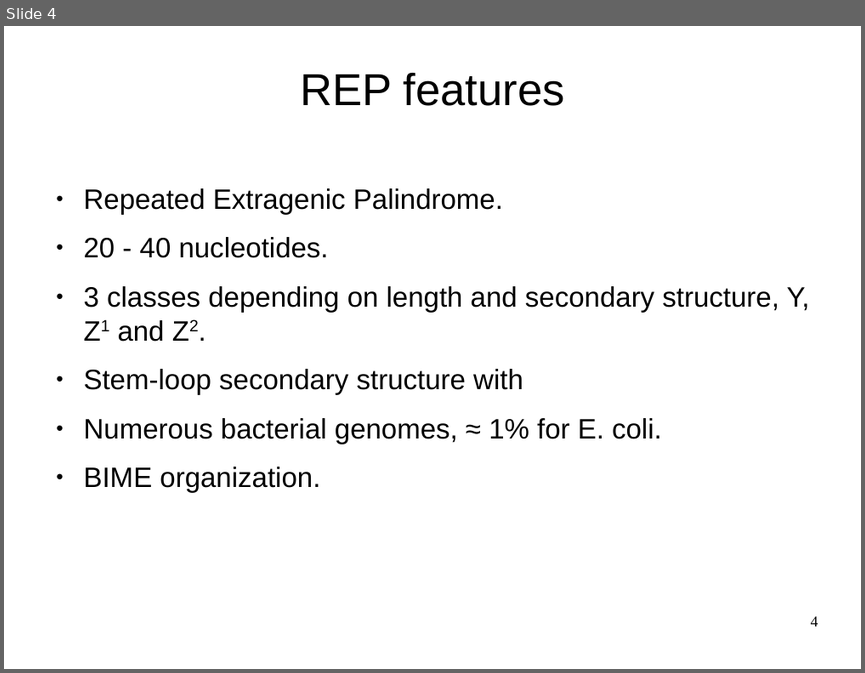
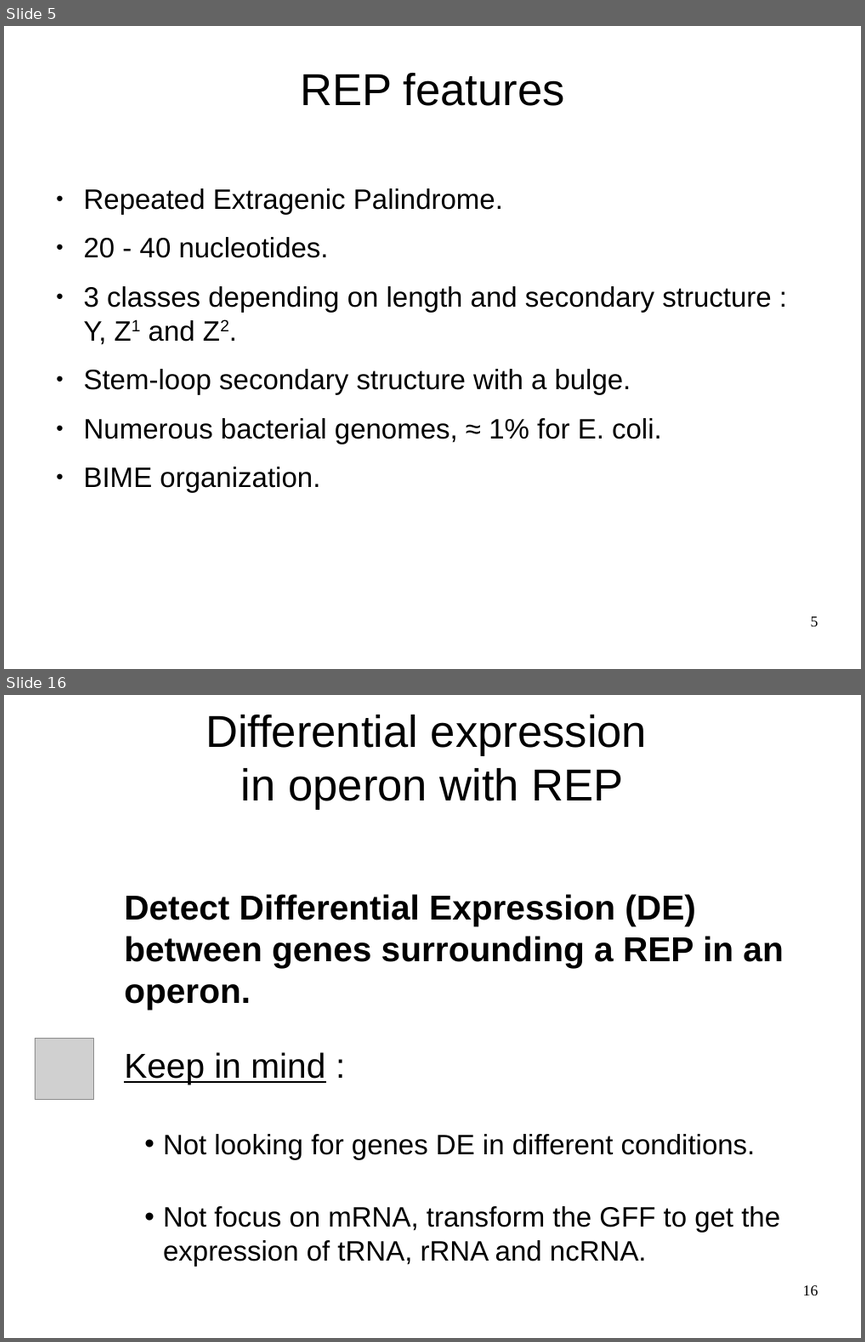
Before and after one commit to mesmeraf/stage_M2, a slide deck: presentation.odp. Shown one above the other, each under a label of ours: slide 4 before the commit, slides 5 and 16 after it; the slides between them are not shown. The pictures are 865x673 and 865x1342 pixels, drawn with LibreOffice and Linux fonts; fonts in the diff are those of the drawing; grey boxes stand for pictures; background and template pictures are left out. Boxes give left, top, right and bottom in pixels: in the first picture for what was removed or moved away, otherwise in the second. Text is boxed around its words. In the diff, an @@ line names an element or a change of style, - is before the commit and + after.

```diff
--- a/presentation.odp
+++ b/presentation.odp
@@ slide 16 added at bbox=[4, 695, 861, 1338], background picture (left out) @@
@@ title added at bbox=[205, 715, 647, 810], 41.4 pt, text #000000 @@
+Differential expression
+in operon with REP
@@ text added at bbox=[124, 894, 783, 1265], 26 pt, text #000000 @@
+Detect Differential Expression (DE) between genes surrounding a REP in an operon.
+Keep in mind :
+• Not looking for genes DE in different conditions.
+• Not focus on mRNA, transform the GFF to get the expression of tRNA, rRNA and ncRNA.
@@ picture added at bbox=[35, 1038, 93, 1100] @@
@@ page number added at bbox=[803, 1285, 818, 1295], 14 pt, text #000000 @@
+16
@@ what was slide 4 is now slide 5 @@
@@ slide 5 changed as well @@
@@ text at bbox=[84, 286, 771, 395]: text changed @@
-● 3 classes depending on length and secondary structure, Y, Z1 and Z2.
-● Stem-loop secondary structure with
+● 3 classes depending on length and secondary structure : Y, Z1 and Z2.
+● Stem-loop secondary structure with a bulge.
@@ page number at bbox=[811, 616, 818, 626]: text changed @@
-4
+5
```
Also in this commit, not shown: 3 other slides changed, 16 other slides added, 10 other files.
